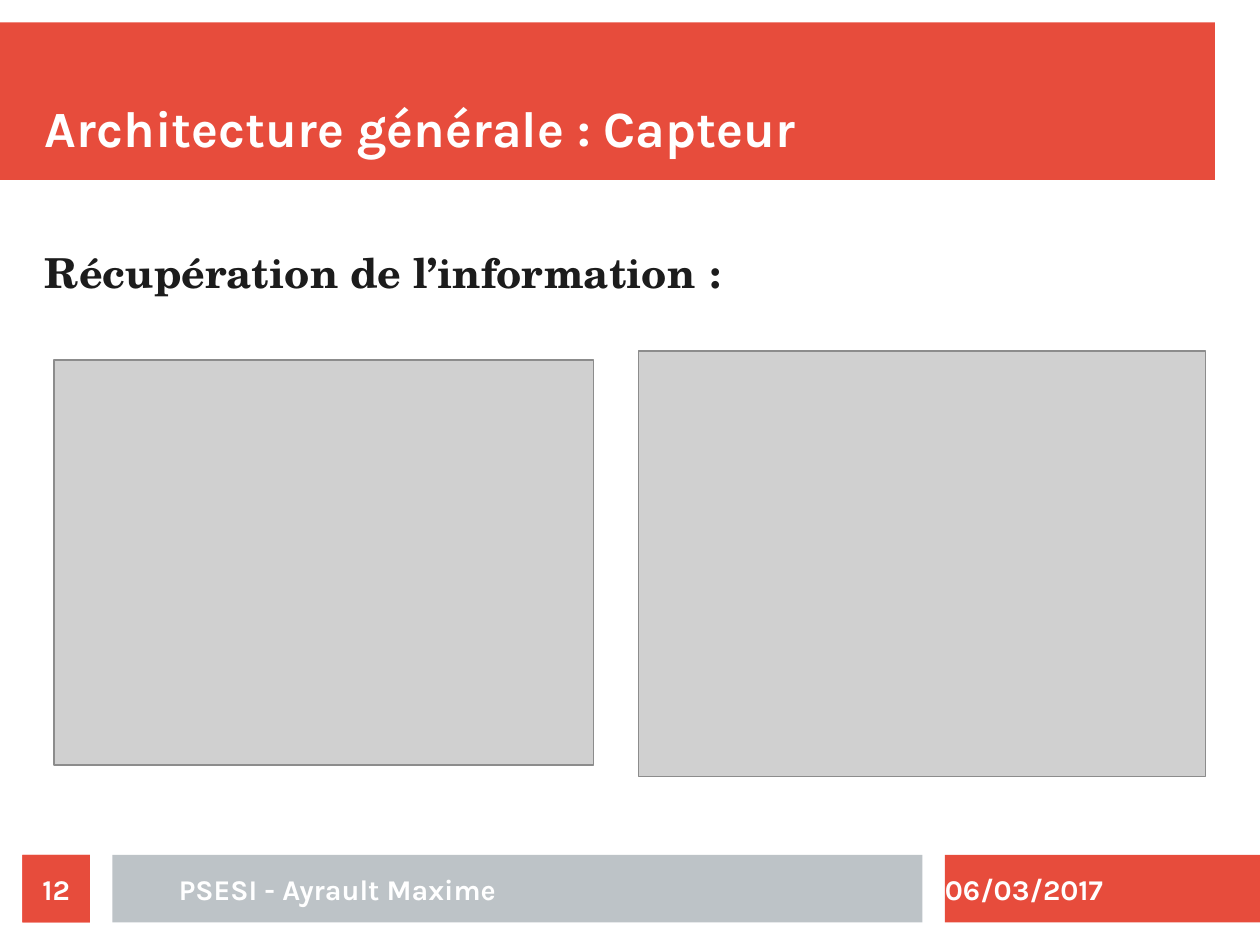
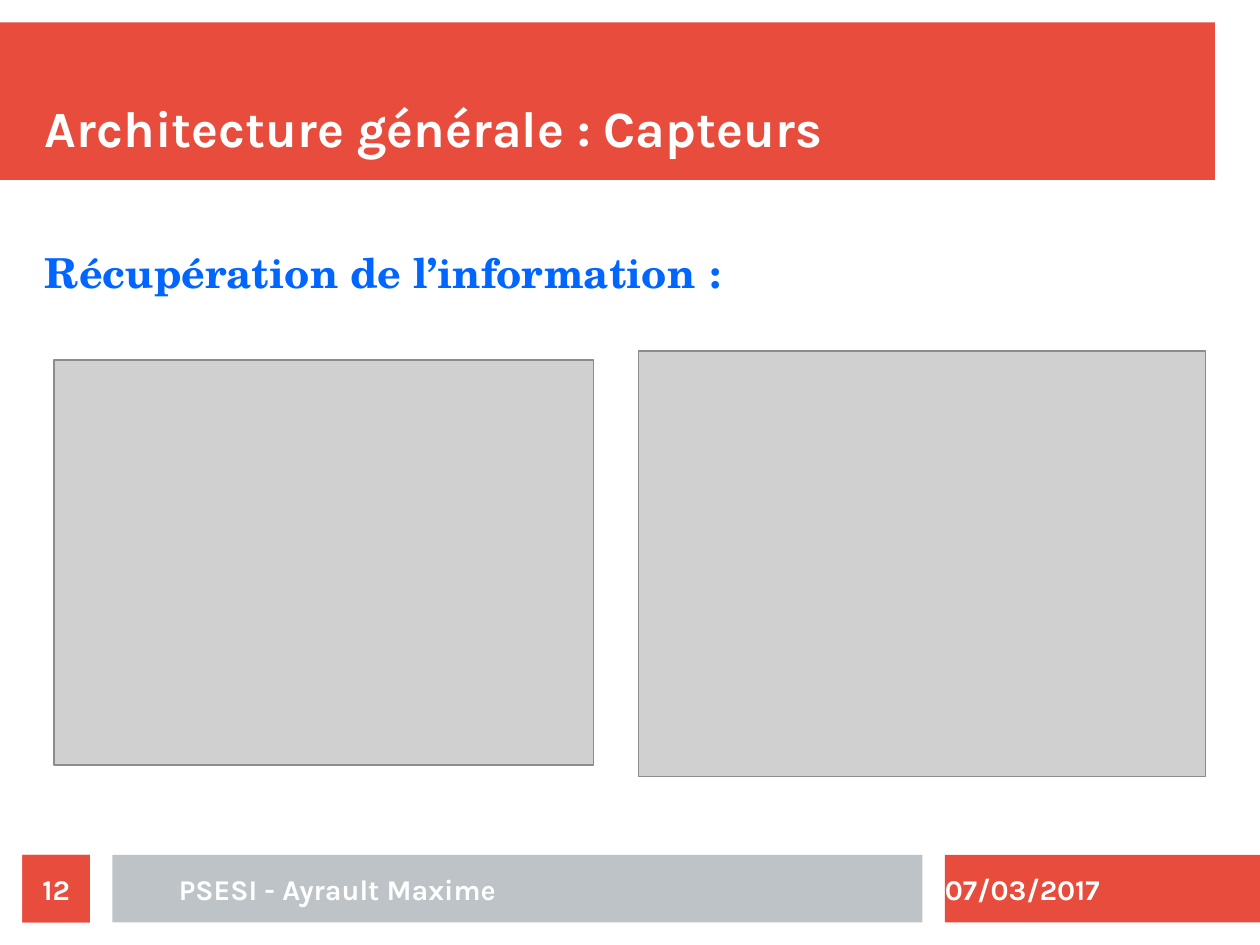
Before and after one commit to maximouth/CBI, a slide deck: slide 12 of Presentation/presentation.odp. Drawn at 1260x945 pixels with LibreOffice and Linux fonts; fonts in the diff are those of the drawing; grey boxes stand for pictures. Boxes give left, top, right and bottom in pixels: in the first picture for what was removed or moved away, otherwise in the second. Text is boxed around its words. In the diff, an @@ line names an element or a change of style, - is before the commit and + after.

```diff
--- a/Presentation/presentation.odp
+++ b/Presentation/presentation.odp
@@ title at (45, 107, 822, 159): text changed @@
-Architecture générale : Capteur
+Architecture générale : Capteurs
@@ text "Récupération de l’information :" at (45, 257, 695, 297): text colour #1C1C1C to #0066FF @@
@@ text at (945, 878, 1100, 903): text changed @@
-06/03/2017
+07/03/2017
```
Also in this commit, not shown: 19 other slides changed, 3 slides added.
